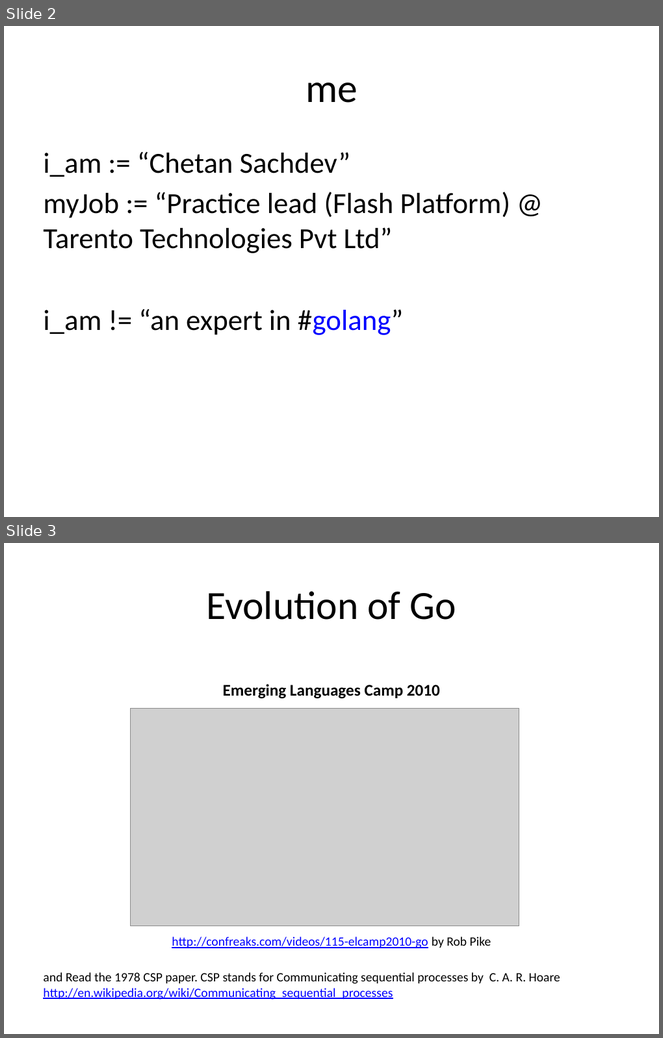
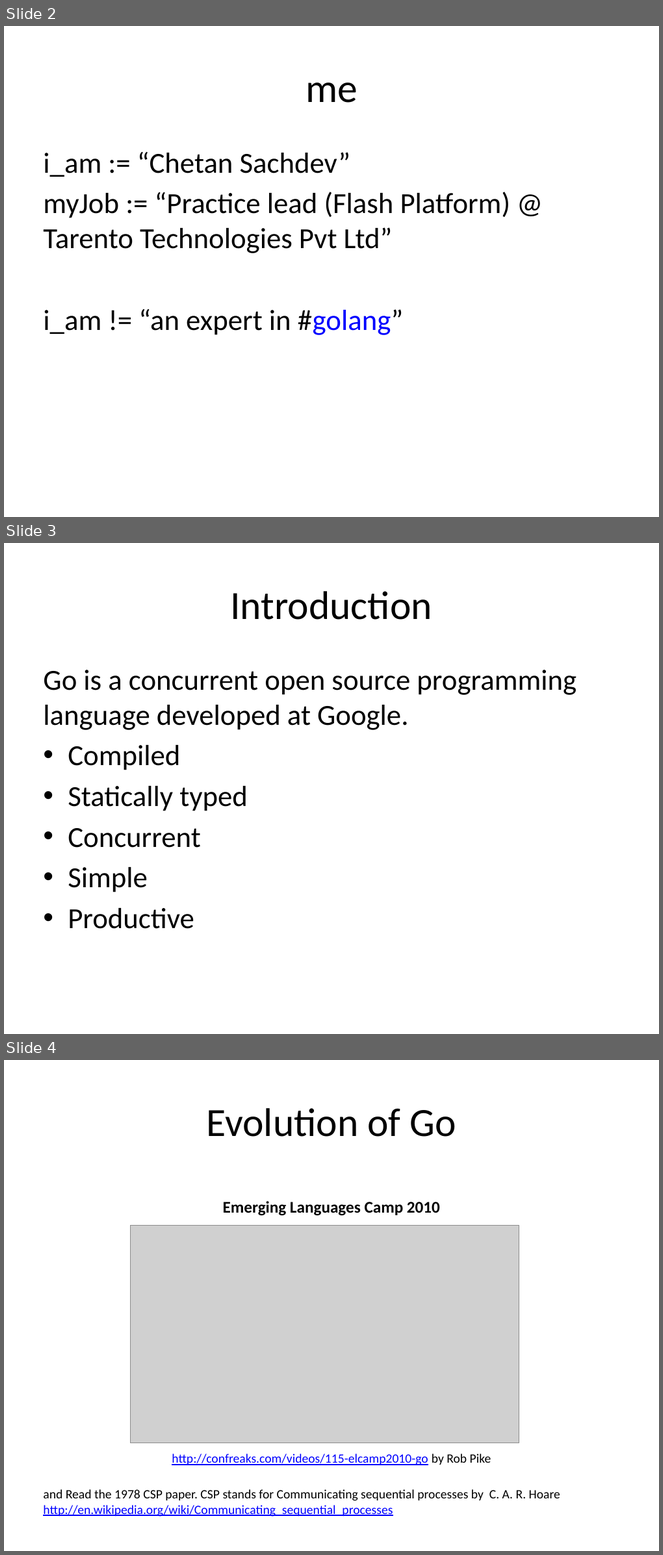
Before and after one commit to cksachdev/golang-presentations, a slide deck: beginner/Golang beginner workshop.pptx. Shown one above the other, each under a label of ours: slides 2 and 3 before the commit, slides 2, 3 and 4 after it. The pictures are 663x1038 and 663x1555 pixels, drawn with LibreOffice and Linux fonts; fonts in the diff are those of the drawing; grey boxes stand for pictures. Boxes give left, top, right and bottom in pixels: in the first picture for what was removed or moved away, otherwise in the second. Text is boxed around its words. In the diff, an @@ line names an element or a change of style, - is before the commit and + after.

```diff
--- a/beginner/Golang beginner workshop.pptx
+++ b/beginner/Golang beginner workshop.pptx
@@ slide 3 added at [4, 543, 659, 1034], background #FFFFFF @@
@@ title added at [230, 591, 432, 620], 44 pt, text #000000 @@
+Introduction
@@ text added at [43, 670, 577, 929], 32 pt, text #000000 @@
+Go is a concurrent open source programming language developed at Google.
+• Compiled
+• Statically typed
+• Concurrent
+• Simple
+• Productive
@@ what was slide 3 is now slide 4 @@
```
Also in this commit, not shown: 2 slides changed.
